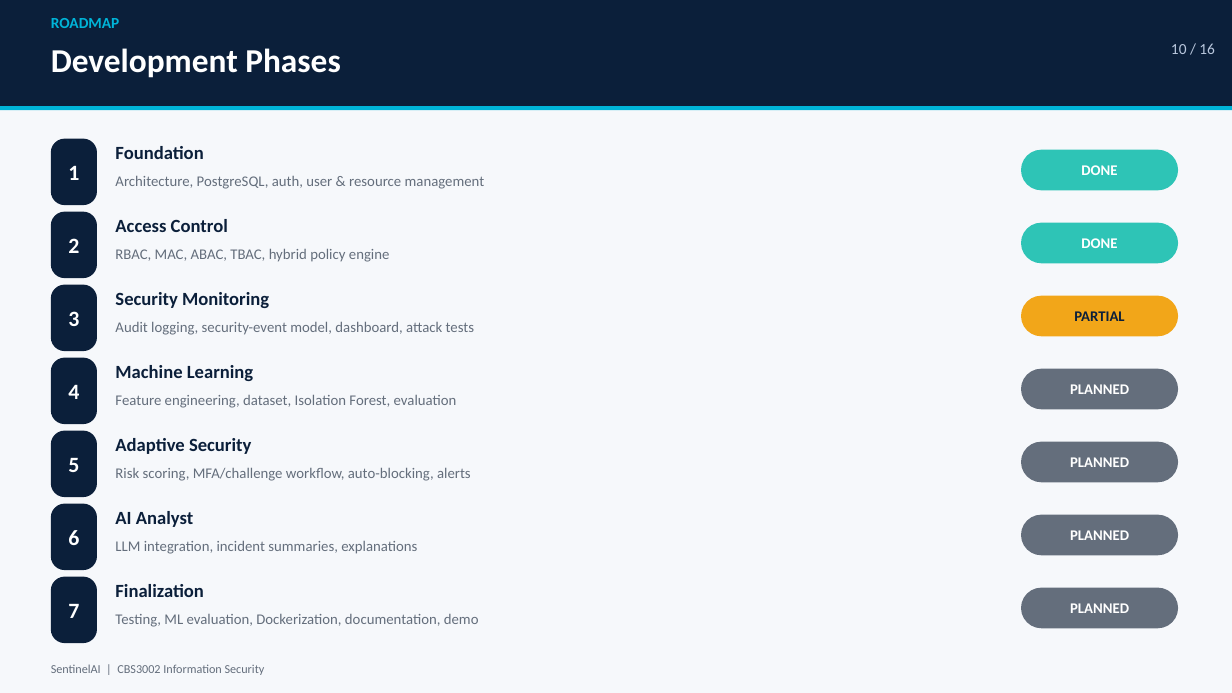
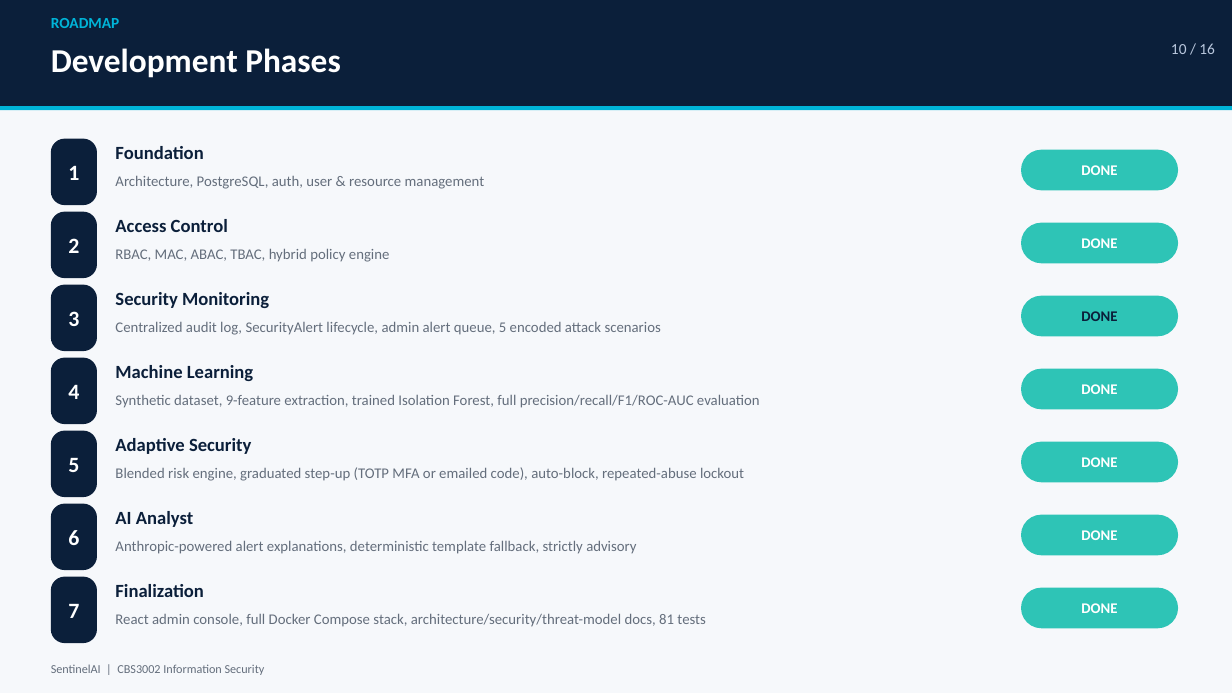
Before and after one commit to atul-23012006/Sentinel-AI, a slide deck: slide 10 of SentinelAI_Presentation.pptx. Drawn at 1232x693 pixels with LibreOffice and Linux fonts; fonts in the diff are those of the drawing. Boxes give left, top, right and bottom in pixels: in the first picture for what was removed or moved away, otherwise in the second. Text is boxed around its words. In the diff, an @@ line names an element or a change of style, - is before the commit and + after.

```diff
--- a/SentinelAI_Presentation.pptx
+++ b/SentinelAI_Presentation.pptx
@@ rounded rectangle "DONE" at (x1=1021, y1=296, x2=1178, y2=336): fill #F2A619 to #2EC4B6 @@
@@ text at (x1=115, y1=322, x2=661, y2=335): text changed @@
-Audit logging, security-event model, dashboard, attack tests
+Centralized audit log, SecurityAlert lifecycle, admin alert queue, 5 encoded attack scenarios
@@ text in rounded rectangle at (x1=1081, y1=311, x2=1117, y2=321): text changed @@
-PARTIAL
+DONE
@@ text in rounded rectangle at (x1=1081, y1=384, x2=1117, y2=394): text changed @@
-PLANNED
+DONE
@@ text at (x1=115, y1=395, x2=760, y2=408): text changed @@
-Feature engineering, dataset, Isolation Forest, evaluation
+Synthetic dataset, 9-feature extraction, trained Isolation Forest, full precision/recall/F1/ROC-AUC evaluation
@@ text at (x1=115, y1=467, x2=744, y2=481): text changed @@
-Risk scoring, MFA/challenge workflow, auto-blocking, alerts
+Blended risk engine, graduated step-up (TOTP MFA or emailed code), auto-block, repeated-abuse lockout
@@ text in rounded rectangle at (x1=1081, y1=457, x2=1117, y2=467): text changed @@
-PLANNED
+DONE
@@ text in rounded rectangle at (x1=1081, y1=530, x2=1117, y2=540): text changed @@
-PLANNED
+DONE
@@ text at (x1=115, y1=541, x2=636, y2=554): text changed @@
-LLM integration, incident summaries, explanations
+Anthropic-powered alert explanations, deterministic template fallback, strictly advisory
@@ fill #646E7C to #2EC4B6 in 4 elements at (x1=1021, y1=369, x2=1178, y2=409), (x1=1021, y1=442, x2=1178, y2=482), (x1=1021, y1=515, x2=1178, y2=555), (x1=1021, y1=588, x2=1178, y2=628) @@
@@ text at (x1=115, y1=614, x2=705, y2=627): text changed @@
-Testing, ML evaluation, Dockerization, documentation, demo
+React admin console, full Docker Compose stack, architecture/security/threat-model docs, 81 tests
@@ text in rounded rectangle at (x1=1081, y1=603, x2=1117, y2=613): text changed @@
-PLANNED
+DONE
```
Also in this commit, not shown: 10 other slides changed, 20 other files.
